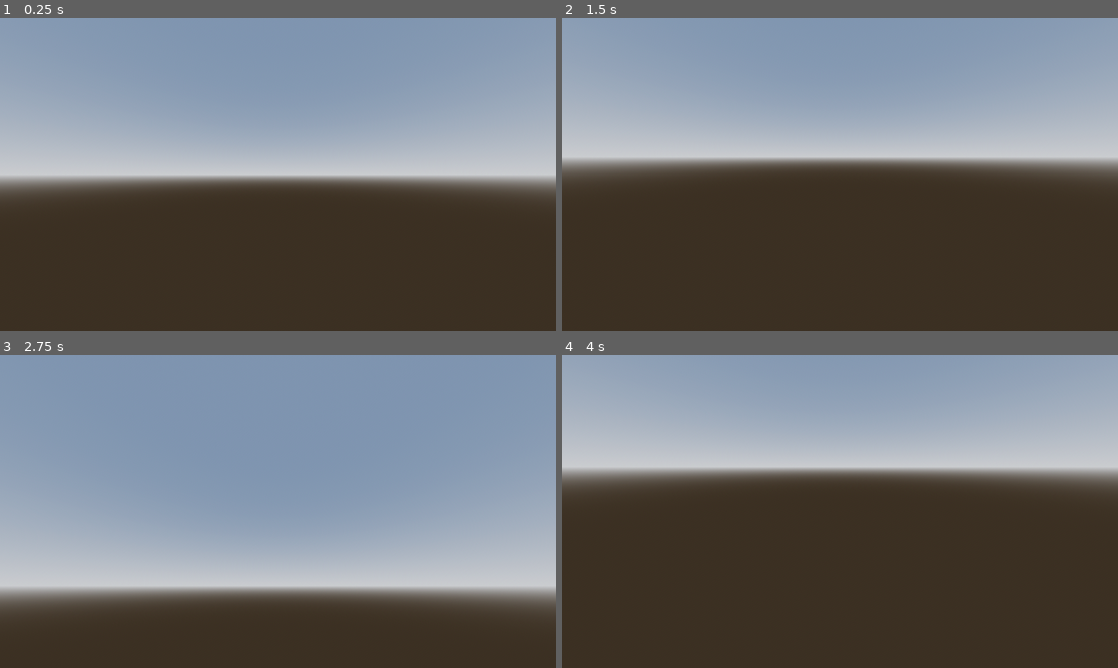
Above: before the commit, frames 1-4 (two rows, left to right).
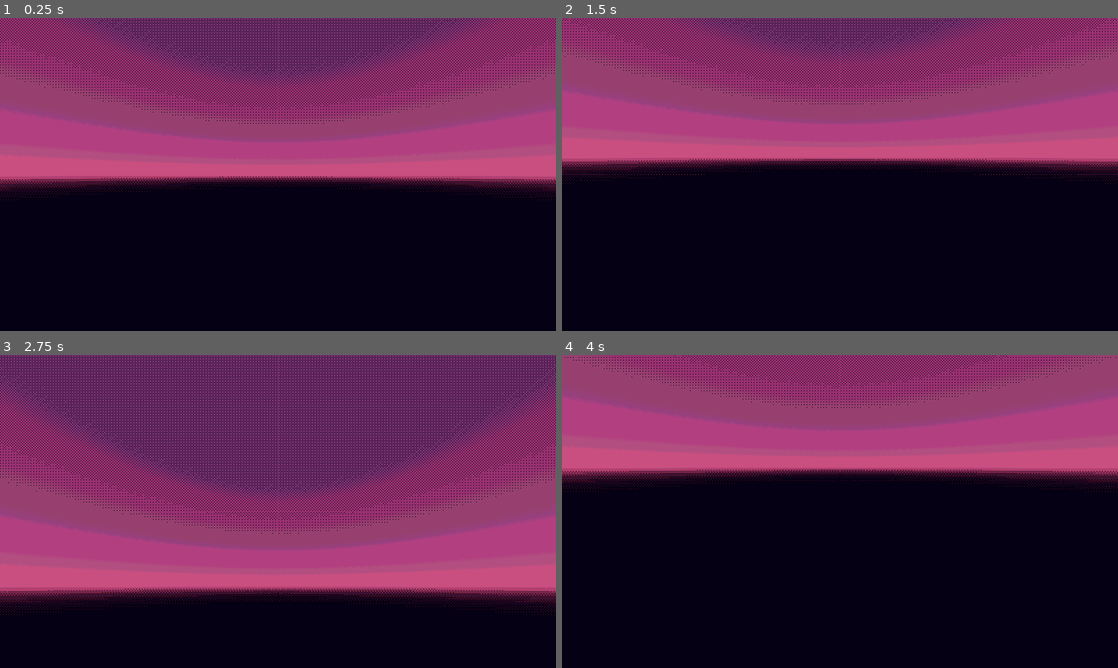
Above: after the commit, the same moments.

Repository: felixjacknife3-hash/gAME
Game: Godot game, scene res://Scenes/RoomBuilder.tscn
The game is run twice, just before and just after one commit, with the same random seed, the same clock (stepped at 60 frames per second) and the same inputs.
Inputs (mouse positions are in pixels of both pictures, inside the frame that each line leads up to):
- Up to frame 1 (0.25 s): no input
- Up to frame 2 (1.5 s): move the mouse to (867, 174) at 0.52 s; press the mouse at (867, 174) at 0.53 s; hold W (Forward) from 0.53 s (still down); tap Space (Jump) at 0.77, 0.8, 1.07, 1.35 s; tap Enter at 1.25 s; move the mouse to (812, 174) at 1.27 s; release the mouse at (812, 174) at 1.28 s
- Up to frame 3 (2.75 s): keep holding W (Forward); tap Space (Jump) at 1.52, 1.82, 2, 2.3 s; click (250, 511) at 1.55 s; move the mouse to (289, 505) at 2.02 s; press the mouse at (289, 505) at 2.03 s
- Up to frame 4 (4 s): keep holding W (Forward); move the mouse to (834, 517) at 2.77 s; release the mouse at (834, 517) at 2.78 s; click (834, 517) at 2.85 s; tap Space (Jump) at 3.02, 3.32, 3.6, 3.77 s; tap Enter at 3.5 s; move the mouse to (878, 514) at 3.52 s

The runs differ from the first frame. In frame 1, 100% of the frame differs, in the area x 0-100%, y 0-100%; in frame 2, 100%; in frame 3, 100%; in frame 4, 100%.

Commit message:
i did some stuff

Diff:
--- a/Scenes/Player.tscn
+++ b/Scenes/Player.tscn
@@ -7,6 +7,7 @@
 [ext_resource type="Script" uid="uid://dtkntpe6np4jp" path="res://Scripts/Pause.gd" id="4_e80uo"]
 [ext_resource type="Script" uid="uid://b783m6ebnmfie" path="res://Scripts/Components/ShootComponent.gd" id="5_nn08x"]
 [ext_resource type="Script" uid="uid://stgran0bamdt" path="res://Scripts/Components/GravityComponent.gd" id="6_52ee3"]
+[ext_resource type="Script" uid="uid://dqxwcvyybwrfb" path="res://Scripts/Components/JumpComponent.gd" id="8_bhhdu"]
 
 [sub_resource type="QuadMesh" id="QuadMesh_0rwas"]
 size = Vector2(2, 2)
@@ -14,8 +15,9 @@
 [sub_resource type="ShaderMaterial" id="ShaderMaterial_kpjcp"]
 render_priority = 0
 shader = ExtResource("1_xhfnw")
-shader_parameter/levels = 14.00000057
-shader_parameter/colorAdjustment = Vector3(0.01, 0.02, 0.05)
+shader_parameter/levels = 10.00000038
+shader_parameter/shadowAdjustment = Vector3(0.12, 0.06, 0.37)
+shader_parameter/colAdjustment = Vector3(1, 0.4, 0.5)
 
 [sub_resource type="CapsuleMesh" id="CapsuleMesh_xhfnw"]
 
@@ -28,7 +30,6 @@
 
 [node name="ScreenSpaceShaders" type="MeshInstance3D" parent="." unique_id=1380722225]
 transform = Transform3D(1, 0, 0, 0, 1, 0, 0, 0, 1, 0, 1, 0)
-visible = false
 extra_cull_margin = 16384.0
 mesh = SubResource("QuadMesh_0rwas")
 surface_material_override/0 = SubResource("ShaderMaterial_kpjcp")
@@ -41,6 +42,8 @@
 [node name="HeadNode" type="Node3D" parent="." unique_id=947270392]
 transform = Transform3D(1, 0, 0, 0, 1, 0, 0, 0, 1, 0, 1.6, 0)
 script = ExtResource("2_kpjcp")
+maxXRot = 90.0
+minXRot = -90.0
 metadata/_custom_type_script = "uid://dt8uuv85o0h5n"
 
 [node name="Camera3D" type="Camera3D" parent="HeadNode" unique_id=548207774]
@@ -55,8 +58,13 @@
 process_mode = 3
 script = ExtResource("4_e80uo")
 
-[node name="ShooterNode" type="Node" parent="." unique_id=1457411486]
+[node name="ShooterNode" type="Node" parent="." unique_id=1457411486 node_paths=PackedStringArray("cam", "character")]
 script = ExtResource("5_nn08x")
+cam = NodePath("../HeadNode/Camera3D")
+character = NodePath("..")
+debound = 0.15
+recoilMulti = 80.0
+maxRecoilRange = 25.0
 metadata/_custom_type_script = "uid://b783m6ebnmfie"
 
 [node name="Controllers" type="Node" parent="." unique_id=155877833]
@@ -70,3 +78,9 @@
 script = ExtResource("1_kne1u")
 character = NodePath("../..")
 metadata/_custom_type_script = "uid://cavskolycx8b"
+
+[node name="JumpComponent" type="Node" parent="Controllers" unique_id=802103051 node_paths=PackedStringArray("character", "gravComponent")]
+script = ExtResource("8_bhhdu")
+character = NodePath("../..")
+gravComponent = NodePath("../GravityComponent")
+metadata/_custom_type_script = "uid://dqxwcvyybwrfb"
--- a/Scenes/node_3d.tscn
+++ b/Scenes/node_3d.tscn
@@ -44,4 +44,3 @@
 
 [node name="Player" parent="." unique_id=1635629548 instance=ExtResource("1_a202f")]
 transform = Transform3D(1, 0, 0, 0, 1, 0, 0, 0, 1, -3.4000003, 1.9, 4.4)
-visible = false
--- a/Scripts/Components/GravityComponent.gd
+++ b/Scripts/Components/GravityComponent.gd
@@ -3,6 +3,7 @@
 class_name GravityComponent
 
 @export var character: CharacterBody3D
+@export_range(0, 1, .1) var gravScale: float = 1
 
 var gravity = ProjectSettings.get_setting("physics/3d/default_gravity")
 
@@ -14,4 +15,4 @@
 # Called every frame. 'delta' is the elapsed time since the previous frame.
 func _process(delta: float) -> void:
 	if !character.is_on_floor():
-		character.velocity.y -= gravity * delta
+		character.velocity.y -= (gravity * delta) * gravScale
--- a/Scripts/Components/IntegerComponent.gd
+++ b/Scripts/Components/IntegerComponent.gd
@@ -1,11 +1,15 @@
 extends Node
+class_name IntegerComponent
 
+@export var value: int = 0
 
-# Called when the node enters the scene tree for the first time.
-func _ready() -> void:
-	pass # Replace with function body.
-
-
-# Called every frame. 'delta' is the elapsed time since the previous frame.
-func _process(delta: float) -> void:
-	pass
+func addValue(val: int) -> void:
+	value += val
+func subtractValue(val: int) -> void:
+	value -= val
+func multiplyValue(val: int) -> void:
+	value *= val
+func divideValue(val: int) -> void:
+	value = roundi(float(value) / val)
+func exponentValue(power: int) -> void:
+	value **= power
--- /dev/null
+++ b/Scripts/Components/JumpComponent.gd
@@ -0,0 +1,25 @@
+extends Node
+class_name JumpComponent
+
+@export var character: Player
+@export var jumpVel: float = 10
+@export var wallJumpStrength = 60
+@export var gravComponent: GravityComponent
+
+# Called when the node enters the scene tree for the first time.
+func _ready() -> void:
+	pass # Replace with function body.
+
+
+# Called every frame. 'delta' is the elapsed time since the previous frame.
+func _process(_delta: float) -> void:
+	if character.is_on_floor() and Input.is_action_just_pressed("Jump"):
+		character.velocity.y = jumpVel
+		gravComponent.gravScale = 1.0
+	if character.is_on_wall_only():
+		character.velocity.y = 0
+		gravComponent.gravScale = 0.8
+		if Input.is_action_just_pressed("Jump"):
+			var normal = character.get_wall_normal()
+			character.velocity = normal * wallJumpStrength
+			character.velocity.y = jumpVel * 0.8
--- a/Scripts/Components/ShootComponent.gd
+++ b/Scripts/Components/ShootComponent.gd
@@ -3,27 +3,42 @@
 class_name ShootComponent
 
 @export var cam: Camera3D
+@export var character: Player
+@export var debound: float = 0.1
+@export var recoilMulti: float = 2.2
+@export var maxRecoilRange: float = 80
 
-# Called when the node enters the scene tree for the first time.
-func _ready() -> void:
-	pass # Replace with function body.
-
+var t := 0.0
 
 # Called every frame. 'delta' is the elapsed time since the previous frame.
-func _process(_delta: float) -> void:
-	pass
+func _process(delta: float) -> void:
+	t += delta
+	if Input.is_action_pressed("Shoot") and t > debound:
+		t = 0
+		shoot()
 
 func shoot() -> void:
+	var mousePos = get_viewport().get_mouse_position()
+	var dir = cam.project_ray_normal(mousePos).normalized() # THIS is your shot direction
+
 	var query = ray(1000000)
+
 	if !query.is_empty():
 		var pos = query.get("position")
-		var collider = query.get("collider")
-		if collider is Enemy:
-			pass
+		var distToPos = character.global_position.distance_to(pos)
+
+		var percent = -(distToPos / maxRecoilRange) + 1
+
+		if distToPos <= maxRecoilRange:
+			var recoil = -dir # opposite direction
+			recoil *= recoilMulti
+			recoil *= percent
+
+			character.velocity += recoil
 
 func ray(length: float) -> Dictionary:
 	var mousePos = get_viewport().get_mouse_position()
-	var from = cam.position
+	var from = cam.project_ray_origin(mousePos)
 	var to = from + cam.project_ray_normal(mousePos) * length
 
 	var rayParams = PhysicsRayQueryParameters3D.create(
--- a/Scripts/Enemy.gd
+++ b/Scripts/Enemy.gd
@@ -1,12 +1,2 @@
 extends CharacterBody3D
 class_name Enemy
-
-
-# Called when the node enters the scene tree for the first time.
-func _ready() -> void:
-	pass # Replace with function body.
-
-
-# Called every frame. 'delta' is the elapsed time since the previous frame.
-func _process(delta: float) -> void:
-	pass
--- a/Scripts/PlayerController.gd
+++ b/Scripts/PlayerController.gd
@@ -1,3 +1,4 @@
+@icon("res://Icons/PlayerMovement.png")
 extends Node
 class_name PlayerMovementComponent
 
--- a/quantise.gdshader
+++ b/quantise.gdshader
@@ -3,30 +3,31 @@
 
 uniform sampler2D screenTex: hint_screen_texture;
 uniform float levels : hint_range(2.0, 64.0) = 4.0;
-uniform vec3 colorAdjustment;
+group_uniforms ColorAdjustment;
+uniform vec3 shadowAdjustment;
+uniform vec3 colAdjustment;
 
 float bayer4x4(vec2 uv) {
-    float m[16] = float[](
-        0.0, 8.0, 2.0, 10.0,
-        12.0, 4.0, 14.0, 6.0,
-        3.0, 11.0, 1.0, 9.0,
-        15.0, 7.0, 13.0, 5.0
-    );
-    int x = int(mod(uv.x, 4.0));
-    int y = int(mod(uv.y, 4.0));
-    return m[x + y * 4] / 16.0;
-}
+	int m[16] = int[](
+	0, 8, 2, 10,
+	12, 4, 14, 6,
+	3, 11, 1, 9,
+	15, 7, 13, 5
+	);
+
+	int x = int(mod(uv.x, 4.0));
+	int y = int(mod(uv.y, 4.0));
+	return float(m[x + y * 4]) / 16.0; }
 
 void vertex() {
 	POSITION = vec4(VERTEX.xy, 1.0, 1.0);
-}
+	}
+
 void fragment() {
 	vec4 col = texture(screenTex, SCREEN_UV);
-
+	float brightness = (col.r + col.g + col.b) - 0.6;
+	float limit = bayer4x4(FRAGCOORD.xy);
 	col = floor(col * levels) / levels;
-	col.rgb *= (vec3(1.0, 0.4, 0.5));
-	float brightness = (col.r + col.g + col.b);
-	float limit = bayer4x4(FRAGCOORD.xy);
-
-	ALBEDO = (vec3(step(limit, brightness)) * col.rgb) + colorAdjustment;
+	vec3 newCol = (vec3(step(limit, brightness)) * col.rgb);
+	ALBEDO = (newCol + (shadowAdjustment / vec3(2.0))) * colAdjustment;
 }
Binary file added: Icons/PlayerMovement.ase
Binary file added: Icons/PlayerMovement.png
Not shown, added: Icons/PlayerMovement.png.import
Not shown, added: Scripts/Components/JumpComponent.gd.uid
